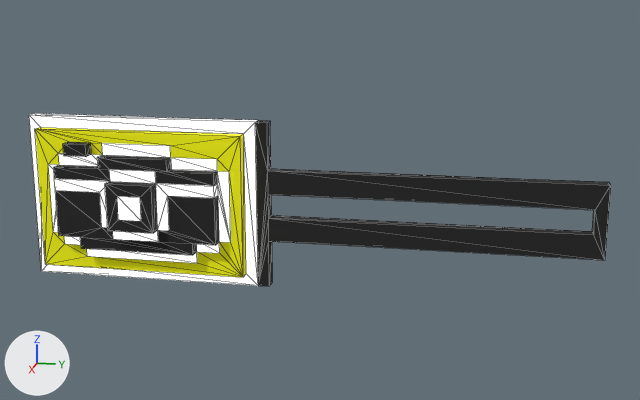
What one commit did to the glTF model public/buildings/smallSign/nikoSign.glb.
The view is the same before and after, from a 50 mm camera at (9.72, -0.88, 11.91) aimed at (2.71, -2.28, 10.15). Arrows for +X, +Y and +Z are at lower left; the lights stay in place. Mesh edges are drawn as thin lines. Where no turn or scale is listed for an object, it has been applied to the vertices. Vertices at the same position are counted once.

In view in the first picture: 'ObjObject'.
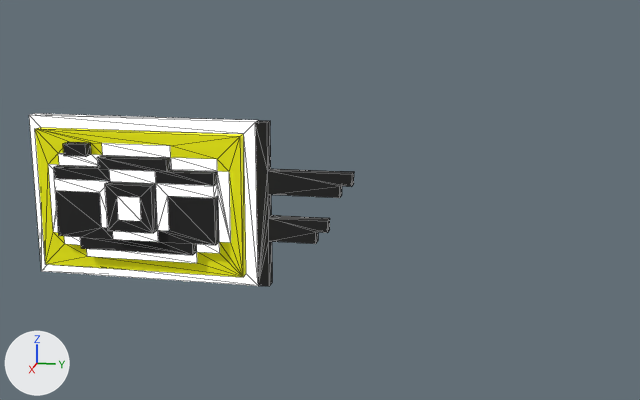
The newer file is also turned or shifted as a whole; pictures and numbers use the older file's frame.

Boxes (x1, y1, x2, y2) around the edits, measured in the pictures (640 x 400 px; the box of a moved part takes in the faces that stretch with it):
'ObjObject', reshaped (44% narrower): before (29, 114, 611, 286); after (29, 114, 354, 286)
part 1 of me_objobject, moved or reshaped: before (268, 169, 611, 260); after (268, 169, 354, 244)

Diff of the bpy script that builds the scene:
```diff
--- a/public/buildings/smallSign/nikoSign.glb.py
+++ b/public/buildings/smallSign/nikoSign.glb.py
@@ me_objobject @@
 # used by ob_objobject; location = (0.0, 0.0, 0.0)
-me_objobject.from_pydata(...)  # 188 vertices, 376 faces; spans x 2.4..3.1, y -4.8..0.0, z 9.4..10.8
+me_objobject.from_pydata(...)  # 196 vertices, 388 faces; spans x 2.4..3.1, y -4.8..-2.0, z 9.4..10.8
+# me_objobject part 1
+# 8 vertices are removed from x 2.7..2.8, y -0.1..0.0, z 9.8..10.4
+# 24 faces are deleted
+# 8 vertices are added at x 2.7, y -2.3..-2.0, z 9.8..10.4
+# 8 new vertices lie (0.1, 0.0, 0.0) away from vertices in x 2.7, y -2.3..-2.0, z 9.8..10.4
+# 36 new faces join them, mat_palette (picture img_camera_store_sign)
 me_objobject.materials.append(mat_palette)
```
